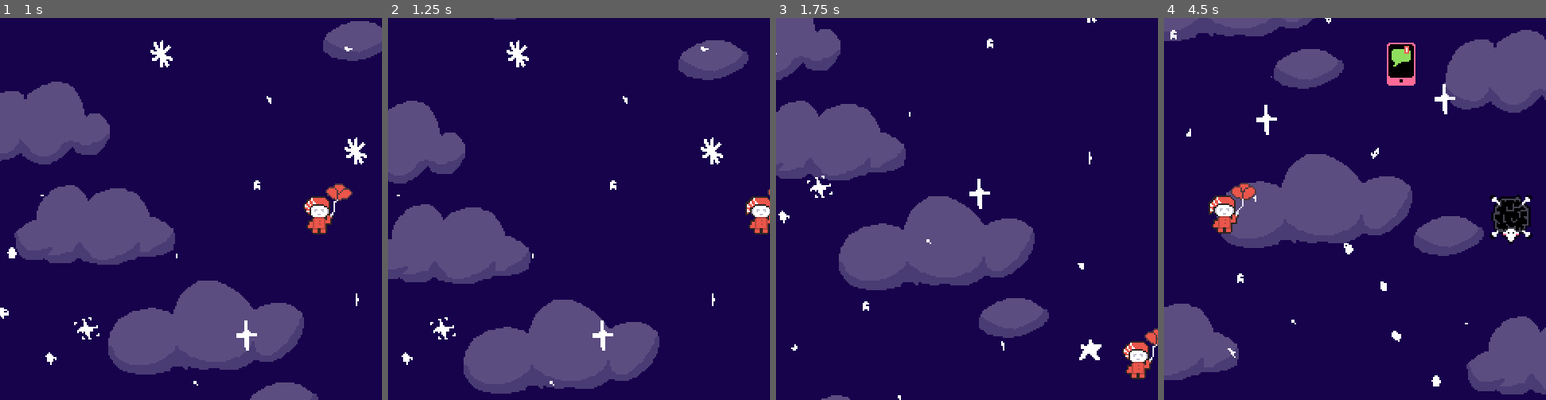
Above: before the commit, frames 1-4 (left to right).
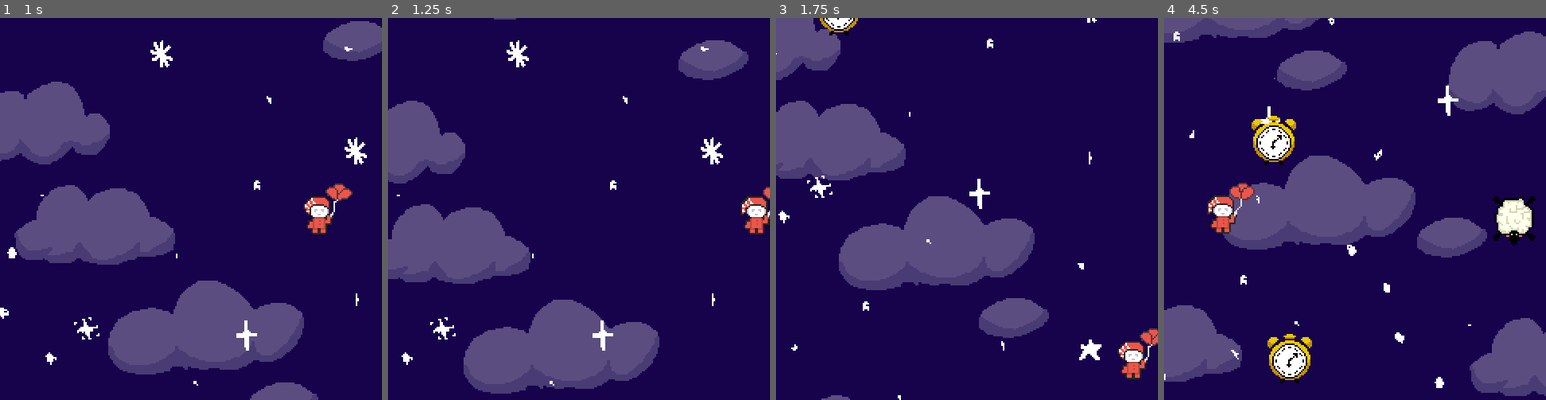
Above: after the commit, the same moments.

Repository: therealoganh/REM-prototype
Game: Godot game, scene res://scenes/main.tscn
The game is run twice, just before and just after one commit, with the same random seed, the same clock (stepped at 60 frames per second) and the same inputs.
Inputs:
- Up to frame 1 (1 s): hold Right (move_right) from 0.53 s (still down)
- Up to frame 2 (1.25 s): keep holding Right (move_right)
- Up to frame 3 (1.75 s): release Right (move_right) at 1.28 s; hold Down (move_down) from 1.28 s (still down)
- Up to frame 4 (4.5 s): release Down (move_down) at 2.03 s; hold Right (move_right) 2.03-2.78 s; hold Up (move_up) 2.78-3.53 s; hold Left (move_left) from 3.53 s (still down)

Frame 1 is identical in both runs. In frame 2, 0.5% of the frame differs, in the area x 92-100%, y 44-57%; in frame 3, 0.9%; in frame 4, 7.4%, in the area x 0-100%, y 0-99%.

Commit message:
Spawn + death logic

Diff:
--- a/scenes/hazards/AlarmClock.tscn
+++ b/scenes/hazards/AlarmClock.tscn
@@ -1,24 +1,37 @@
-[gd_scene load_steps=4 format=3 uid="uid://dia4o4kyumg1c"]
+[gd_scene load_steps=5 format=3 uid="uid://cmlpcl56ng3ti"]
 
-[ext_resource type="Script" uid="uid://de4a323rhjiwp" path="res://scripts/hazard-scripts/phone.gd" id="1_6017i"]
-[ext_resource type="Texture2D" uid="uid://cg0g7w4abugkq" path="res://art/Clock.png" id="2_5unpg"]
+[ext_resource type="Script" uid="uid://yvctj7lebqcc" path="res://scripts/hazard-scripts/clock.gd" id="1_3510i"]
+[ext_resource type="Texture2D" uid="uid://cg0g7w4abugkq" path="res://art/Clock.png" id="2_vo2mk"]
 
-[sub_resource type="RectangleShape2D" id="RectangleShape2D_wf14v"]
-size = Vector2(15, 24)
+[sub_resource type="CircleShape2D" id="CircleShape2D_6017i"]
+radius = 15.508062
 
-[node name="Hazard" type="Area2D"]
-position = Vector2(55, -25)
-script = ExtResource("1_6017i")
+[sub_resource type="CircleShape2D" id="CircleShape2D_5unpg"]
+radius = 15.0
 
-[node name="RigidBody2D" type="RigidBody2D" parent="."]
-position = Vector2(0.29999998, -0.39999998)
+[node name="RigidBody2D" type="RigidBody2D"]
+collision_layer = 4
 collision_mask = 2
-gravity_scale = 0.044
+gravity_scale = 0.167
+script = ExtResource("1_3510i")
 
-[node name="Sprite2D" type="Sprite2D" parent="RigidBody2D"]
-position = Vector2(1.5, 3.875)
-texture = ExtResource("2_5unpg")
+[node name="Sprite2D" type="Sprite2D" parent="."]
+texture = ExtResource("2_vo2mk")
 
-[node name="CollisionShape2D" type="CollisionShape2D" parent="RigidBody2D"]
-position = Vector2(2.2000008, 3.3999996)
-shape = SubResource("RectangleShape2D_wf14v")
+[node name="CollisionShape2D" type="CollisionShape2D" parent="."]
+position = Vector2(-0.5, -0.5)
+shape = SubResource("CircleShape2D_6017i")
+
+[node name="Hitbox" type="Area2D" parent="."]
+collision_layer = 4
+collision_mask = 2
+
+[node name="CollisionShape2D" type="CollisionShape2D" parent="Hitbox"]
+shape = SubResource("CircleShape2D_5unpg")
+
+[node name="GameOverTimer" type="Timer" parent="Hitbox"]
+wait_time = 0.6
+one_shot = true
+
+[connection signal="body_entered" from="Hitbox" to="." method="_on_hitbox_body_entered"]
+[connection signal="timeout" from="Hitbox/GameOverTimer" to="." method="_on_game_over_timer_timeout"]
--- a/scenes/hazards/Phone.tscn
+++ b/scenes/hazards/Phone.tscn
@@ -4,14 +4,21 @@
 [ext_resource type="Texture2D" uid="uid://dffyb4wtlafax" path="res://art/Phone.png" id="2_wf14v"]
 
 [sub_resource type="RectangleShape2D" id="RectangleShape2D_wf14v"]
-size = Vector2(15, 24)
+size = Vector2(18, 27)
 
 [node name="Hazard" type="Area2D"]
 position = Vector2(55, -25)
+collision_layer = 4
+collision_mask = 2
 script = ExtResource("1_ljgm1")
+
+[node name="CollisionShape2D" type="CollisionShape2D" parent="."]
+position = Vector2(2, 3.5)
+shape = SubResource("RectangleShape2D_wf14v")
 
 [node name="RigidBody2D" type="RigidBody2D" parent="."]
 position = Vector2(0.29999998, -0.39999998)
+collision_layer = 4
 collision_mask = 2
 gravity_scale = 0.044
 
@@ -19,6 +26,4 @@
 position = Vector2(1.5, 3.875)
 texture = ExtResource("2_wf14v")
 
-[node name="CollisionShape2D" type="CollisionShape2D" parent="RigidBody2D"]
-position = Vector2(2.2000008, 3.3999996)
-shape = SubResource("RectangleShape2D_wf14v")
+[connection signal="body_entered" from="." to="." method="_on_body_entered"]
--- a/scenes/main.tscn
+++ b/scenes/main.tscn
@@ -4,7 +4,7 @@
 [ext_resource type="PackedScene" uid="uid://rxb881vc4ijo" path="res://scenes/player.tscn" id="2_0xm2m"]
 [ext_resource type="PackedScene" uid="uid://cb8j1fhf1k0jv" path="res://scenes/backgrounds/Background LVL 4.tscn" id="3_jyhfs"]
 [ext_resource type="PackedScene" uid="uid://m71us3c88hod" path="res://scenes/sheep_pickup.tscn" id="3_sugp2"]
-[ext_resource type="PackedScene" uid="uid://dkj7o8npdm61s" path="res://scenes/hazards/Phone.tscn" id="3_tbgi4"]
+[ext_resource type="PackedScene" uid="uid://cmlpcl56ng3ti" path="res://scenes/hazards/AlarmClock.tscn" id="3_tbgi4"]
 
 [sub_resource type="PhysicsMaterial" id="PhysicsMaterial_h2yge"]
 
@@ -17,6 +17,7 @@
 hazard_scene = ExtResource("3_tbgi4")
 
 [node name="Collisions" type="StaticBody2D" parent="."]
+collision_mask = 2
 physics_material_override = SubResource("PhysicsMaterial_h2yge")
 
 [node name="TopBound" type="CollisionShape2D" parent="Collisions"]
@@ -41,11 +42,11 @@
 [node name="Player" parent="." instance=ExtResource("2_0xm2m")]
 z_index = 11
 position = Vector2(238, 248)
-collision_mask = 3
+collision_mask = 1
 
 [node name="SpawnTimer" type="Timer" parent="."]
 autostart = true
 
-[node name="Node2D2" parent="." instance=ExtResource("3_jyhfs")]
+[node name="Sky3" parent="." instance=ExtResource("3_jyhfs")]
 
 [connection signal="timeout" from="SpawnTimer" to="." method="_on_spawn_timer_timeout"]
--- a/scenes/player.tscn
+++ b/scenes/player.tscn
@@ -40,12 +40,13 @@
 }]
 
 [sub_resource type="RectangleShape2D" id="RectangleShape2D_onrkg"]
-size = Vector2(21, 24)
+size = Vector2(28, 31)
 
 [node name="Player" type="CharacterBody2D"]
 z_index = 5
 position = Vector2(179, 320)
 collision_layer = 2
+collision_mask = 5
 script = ExtResource("1_onrkg")
 
 [node name="AnimatedSprite2D" type="AnimatedSprite2D" parent="."]
@@ -53,7 +54,7 @@
 animation = &"float"
 
 [node name="CollisionShape2D" type="CollisionShape2D" parent="."]
-position = Vector2(0, 1)
+position = Vector2(0, -1.5)
 shape = SubResource("RectangleShape2D_onrkg")
 
 [node name="PlayerCamera" type="Camera2D" parent="."]
--- a/scenes/sheep_pickup.tscn
+++ b/scenes/sheep_pickup.tscn
@@ -1,8 +1,7 @@
-[gd_scene load_steps=5 format=3 uid="uid://m71us3c88hod"]
+[gd_scene load_steps=4 format=3 uid="uid://m71us3c88hod"]
 
 [ext_resource type="Script" uid="uid://dou3m7anlib5i" path="res://scripts/sheep_pickup.gd" id="1_mt5f1"]
 [ext_resource type="Texture2D" uid="uid://dftcwi34yo827" path="res://art/Sheep.png" id="2_mt5f1"]
-[ext_resource type="Texture2D" uid="uid://cnpsyve05uojn" path="res://art/Blacksheep.png" id="3_35tuw"]
 
 [sub_resource type="RectangleShape2D" id="RectangleShape2D_35tuw"]
 size = Vector2(21, 23)
@@ -18,7 +17,7 @@
 
 [node name="TopSheep" type="Sprite2D" parent="."]
 position = Vector2(1, 0)
-texture = ExtResource("3_35tuw")
+texture = ExtResource("2_mt5f1")
 
 [node name="CollisionShape2D" type="CollisionShape2D" parent="."]
 position = Vector2(0.5, -1.5)
--- a/scripts/hazard-scripts/clock.gd
+++ b/scripts/hazard-scripts/clock.gd
@@ -1,11 +1,27 @@
-extends Area2D
+extends RigidBody2D
 
-@export var fall_speed : float = 1.0  # pixels per second
+signal hit # Test signal
 
-func _process(delta: float) -> void:
-	position.y += fall_speed * delta
+@export var fall_speed : float = 20.0  # pixels per second
+@onready var game_over_timer: Timer = $Hitbox/GameOverTimer
+
+func _ready():
+	linear_velocity = Vector2(0, fall_speed) # Let physics move the body
+
+func _physics_process(delta: float) -> void:
 
 	# remove when offscreen
 	var screen_height = get_viewport_rect().size.y
-	if position.y > screen_height + 50:
+	if global_position.y > screen_height + 50:
 		queue_free()
+
+func _on_hitbox_body_entered(body: Node2D) -> void:
+	print("You died!")
+	hit.emit() # Emit signal
+	Engine.time_scale = 0.5 # Slow mo on death
+	body.hide()
+	game_over_timer.start()
+
+func _on_game_over_timer_timeout() -> void:
+	Engine.time_scale = 1.0 # Reset time scale
+	get_tree().reload_current_scene()
--- a/scripts/hazard-scripts/phone.gd
+++ b/scripts/hazard-scripts/phone.gd
@@ -9,3 +9,7 @@
 	var screen_height = get_viewport_rect().size.y
 	if position.y > screen_height + 50:
 		queue_free()
+
+
+func _on_body_entered(body):
+	print("You died!")
--- a/scripts/main.gd
+++ b/scripts/main.gd
@@ -3,53 +3,35 @@
 @export var sheep_scene: PackedScene
 @export var hazard_scene: PackedScene
 @export var sheep_spawn_interval: float = 3.0
-@export var hazard_spawn_interval: float = 1.0
-@export var hazard_min_speed: float = 150.0
-@export var hazard_max_speed: float = 300.0
-var timer: float = 0.0
-var rng := RandomNumberGenerator.new()
+@export var hazard_spawn_interval: float = 0.5
+#@export var hazard_min_speed: float = 150.0
+#@export var hazard_max_speed: float = 300.0
+var sheep_timer: float = 0.0
+var hazard_timer: float = 0.0
 
 func _ready() -> void:
-	rng.randomize()
-	$SpawnTimer.wait_time = hazard_spawn_interval
-	$SpawnTimer.one_shot = false
-	$SpawnTimer.autostart = true  # make sure it starts automatically
-	$SpawnTimer.start()
 
-	if not $SpawnTimer.is_connected("timeout", Callable(self, "_on_SpawnTimer_timeout")):
-		$SpawnTimer.timeout.connect(_on_spawn_timer_timeout)
-
-	# Sheep logic
+	# Sheep check
 	if sheep_scene == null:
 		print("ERROR: No sheep scene assigned!")
+	elif hazard_scene == null:
+		print("ERROR: No hazard scene assigned!")
 	else:
-		print("Spawner ready – will spawn every", sheep_spawn_interval, "seconds")
-
-func _on_spawn_timer_timeout() -> void:
-	spawn_hazard()
-
-func spawn_hazard() -> void:
-	if hazard_scene == null:
-		print("Hazard scene not assigned!")
-		return
-
-	var hazard = hazard_scene.instantiate()
-	hazard.z_index = 9
-
-	# Set random X *before* adding to scene
-	var screen_size = get_viewport_rect().size
-	var x_position = rng.randf_range(0.0, screen_size.x)
-	hazard.position = Vector2(x_position, -50)  # Spawn just above screen
-
-	add_child(hazard)
+		print("Sheep spawner ready – will spawn sheep every", sheep_spawn_interval, "seconds")
+		print("Hazard spawner ready – will spawn hazard every", hazard_spawn_interval, "seconds")
 
 func _process(delta):
 
-	# timer logic
-	timer -= delta
-	if timer <= 0:
+	# Sheep & Hazard timer logic
+	sheep_timer -= delta
+	if sheep_timer <= 0:
 		spawn_sheep()
-		timer = sheep_spawn_interval
+		sheep_timer = sheep_spawn_interval
+
+	hazard_timer -= delta
+	if hazard_timer <= 0:
+		spawn_hazard()
+		hazard_timer = hazard_spawn_interval
 
 func spawn_sheep():
 
@@ -61,3 +43,13 @@
 
 	add_child(sheep)
 	print("Spawned sheep at:", sheep.position)
+
+func spawn_hazard():
+	var hazard = hazard_scene.instantiate()
+
+	hazard.z_index = 9
+	var screen_size = get_viewport_rect().size
+	hazard.position = Vector2(randf_range(0, screen_size.x), -50)
+
+	add_child(hazard)
+	print("Spawned hazard at:", hazard.position)
